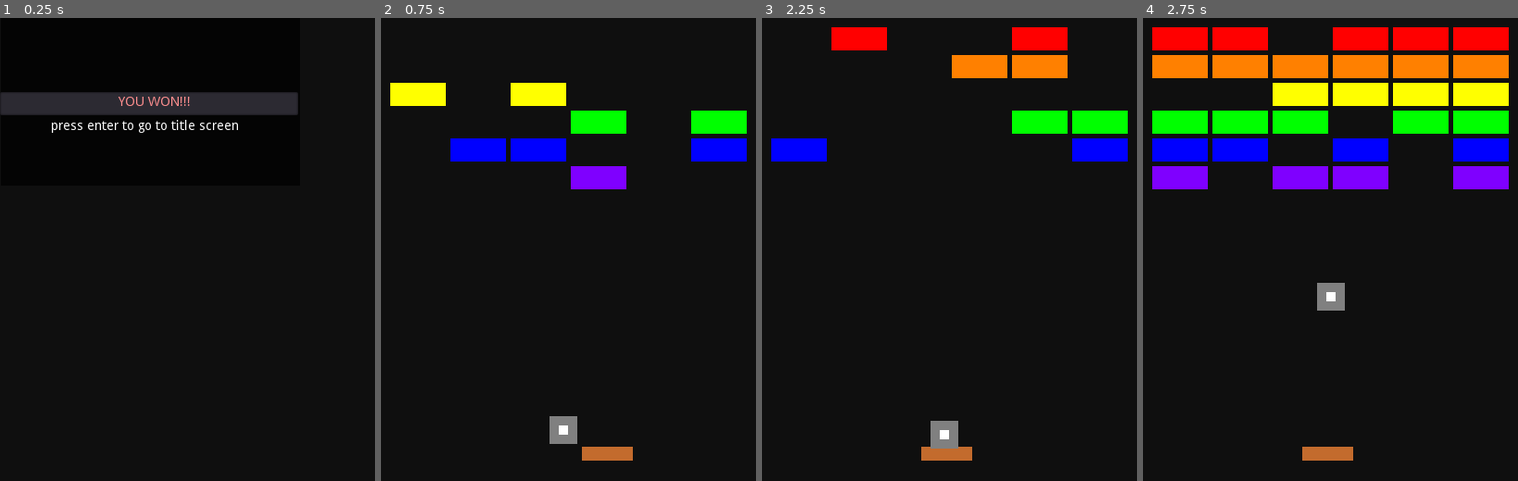
Above: before the commit, frames 1-4 (left to right).
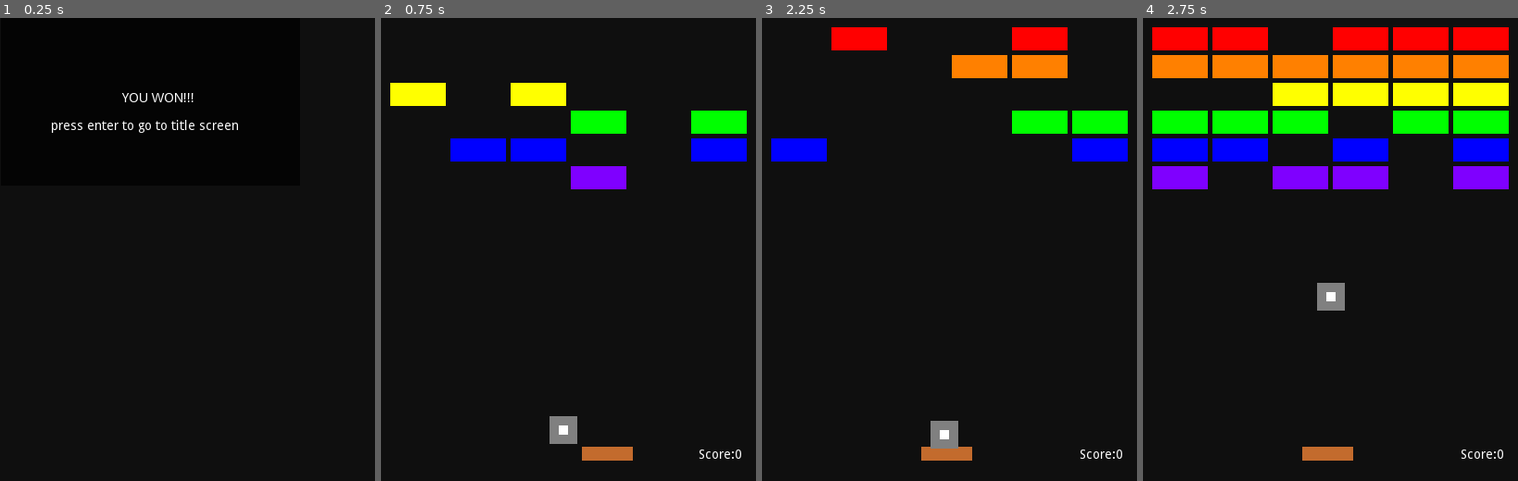
Above: after the commit, the same moments.

Repository: CodyMiner/FP-Breaker-Breaker
Game: Godot game, scene res://src/Win.tscn
The game is run twice, just before and just after one commit, with the same random seed, the same clock (stepped at 60 frames per second) and the same inputs. This scene is started directly instead of the project's main scene.
Inputs (mouse positions are in pixels of both pictures, inside the frame that each line leads up to):
- Up to frame 1 (0.25 s): no input
- Up to frame 2 (0.75 s): tap Enter (enter) at 0.5 s; hold D (go_right) from 0.53 s (still down); hold Enter (enter) from 0.53 s (still down)
- Up to frame 3 (2.25 s): release Enter (enter) at 1.28 s; tap Enter (enter) at 1.35 s; release D (go_right) at 2 s; click (1077, 147) at 2 s
- Up to frame 4 (2.75 s): no input

The runs differ from the first frame. In frame 1, 3.9% of the frame differs, in the area x 0-80%, y 16-21%; in frame 2, 0.1%; in frame 3, 0.1%; in frame 4, 0.1%.

Commit message:
<Add score and fix end screen?

Diff:
--- a/project/src/Background.tscn
+++ b/project/src/Background.tscn
@@ -1,10 +1,11 @@
-[gd_scene load_steps=10 format=2]
+[gd_scene load_steps=11 format=2]
 
 [ext_resource path="res://src/Paddle.tscn" type="PackedScene" id=1]
 [ext_resource path="res://src/Background.gd" type="Script" id=2]
 [ext_resource path="res://src/Brick.tscn" type="PackedScene" id=3]
 [ext_resource path="res://src/Ball.tscn" type="PackedScene" id=4]
 [ext_resource path="res://src/Bottom.gd" type="Script" id=5]
+[ext_resource path="res://src/GameUI.tscn" type="PackedScene" id=6]
 
 [sub_resource type="SegmentShape2D" id=1]
 b = Vector2( 0, 500 )
@@ -90,5 +91,11 @@
 margin_right = 80.0
 margin_bottom = 60.0
 text = "TITLE"
+
+[node name="GameUI" parent="." instance=ExtResource( 6 )]
+margin_left = 342.772
+margin_top = 464.782
+margin_right = 389.772
+margin_bottom = 478.782
 [connection signal="pressed" from="Popup/VBoxContainer/btn_continue" to="." method="_on_btn_continue_pressed"]
 [connection signal="pressed" from="Popup/VBoxContainer/btn_quit" to="." method="_on_btn_quit_pressed"]
--- a/project/src/Brick.gd
+++ b/project/src/Brick.gd
@@ -1,5 +1,7 @@
 extends StaticBody2D
 
+export (int) var points = 5
+onready var GameUI = $"/root/Background/GameUI"
 
 func _ready() -> void:
 	var _time := rand_range(0.0, 1.0)
@@ -7,5 +9,6 @@
 	self.visible = true
 
 
-func hit() -> void:
+func hit():
+	GameUI.score += points
 	queue_free()
--- /dev/null
+++ b/project/src/GameUI.gd
@@ -0,0 +1,8 @@
+extends Label
+# This script is a singleton to keep track of score between scenes.
+
+var score = 0 setget set_score
+
+func set_score(value):
+	score = value
+	text = "Score: " + str(score)
--- /dev/null
+++ b/project/src/GameUI.tscn
@@ -0,0 +1,14 @@
+[gd_scene load_steps=2 format=2]
+
+[ext_resource path="res://src/GameUI.gd" type="Script" id=1]
+
+[node name="GameUI" type="Label"]
+margin_left = 128.102
+margin_top = 11.9165
+margin_right = 175.102
+margin_bottom = 25.9165
+text = "Score:0"
+script = ExtResource( 1 )
+__meta__ = {
+"_edit_use_anchors_": false
+}
--- a/project/src/Lose.tscn
+++ b/project/src/Lose.tscn
@@ -14,19 +14,13 @@
 "_edit_use_anchors_": false
 }
 
-[node name="TextEdit" type="TextEdit" parent="."]
+[node name="TextEdit" type="RichTextLabel" parent="."]
 margin_left = 35.5124
 margin_top = 129.18
 margin_right = 357.512
 margin_bottom = 154.181
 custom_colors/selection_color = Color( 0, 0, 0, 1 )
-custom_colors/font_color = Color( 1, 0.560784, 0.560784, 1 )
-custom_colors/word_highlighted_color = Color( 0.231373, 0.682353, 0.376471, 1 )
-custom_colors/font_color_readonly = Color( 0.682353, 0.427451, 0.427451, 1 )
 text = "						     	YOU LOST!!!"
-__meta__ = {
-"_edit_use_anchors_": false
-}
 
 [node name="RichTextLabel" type="RichTextLabel" parent="."]
 margin_left = 90.5489
--- a/project/src/Win.tscn
+++ b/project/src/Win.tscn
@@ -14,18 +14,12 @@
 "_edit_use_anchors_": false
 }
 
-[node name="TextEdit" type="TextEdit" parent="."]
+[node name="TextEdit" type="RichTextLabel" parent="."]
 margin_top = 80.0
 margin_right = 322.0
 margin_bottom = 105.0
 custom_colors/selection_color = Color( 0, 0, 0, 1 )
-custom_colors/font_color = Color( 1, 0.560784, 0.560784, 1 )
-custom_colors/word_highlighted_color = Color( 0.231373, 0.682353, 0.376471, 1 )
-custom_colors/font_color_readonly = Color( 0.682353, 0.427451, 0.427451, 1 )
 text = "						     	YOU WON!!!"
-__meta__ = {
-"_edit_use_anchors_": false
-}
 
 [node name="RichTextLabel" type="RichTextLabel" parent="."]
 margin_left = 55.0365
